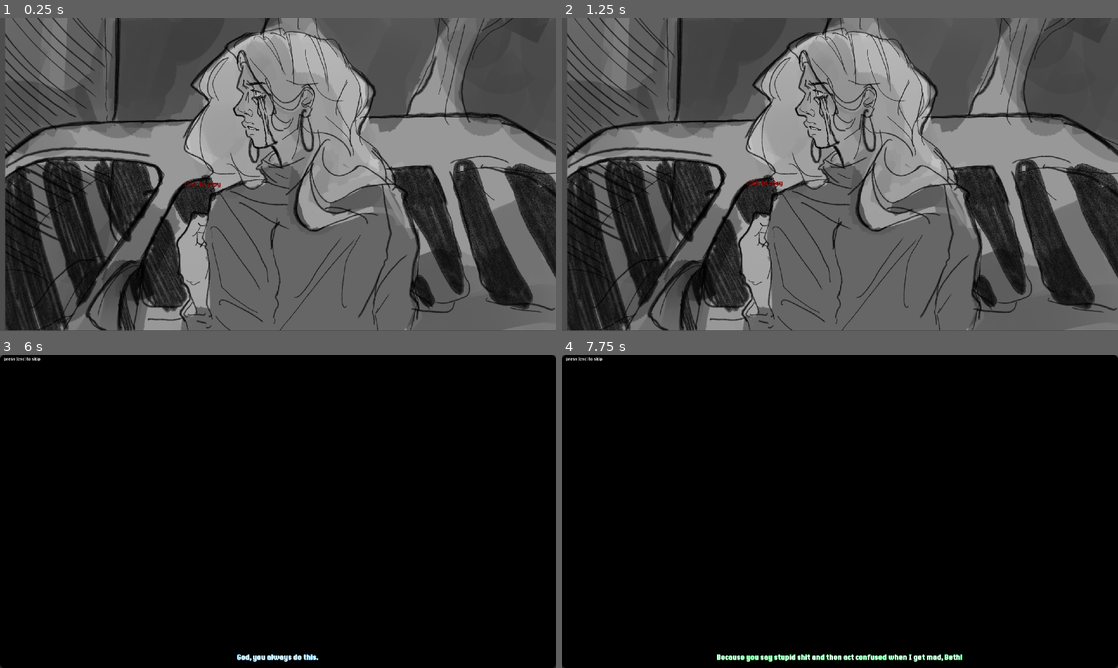
Above: before the commit, frames 1-4 (two rows, left to right).
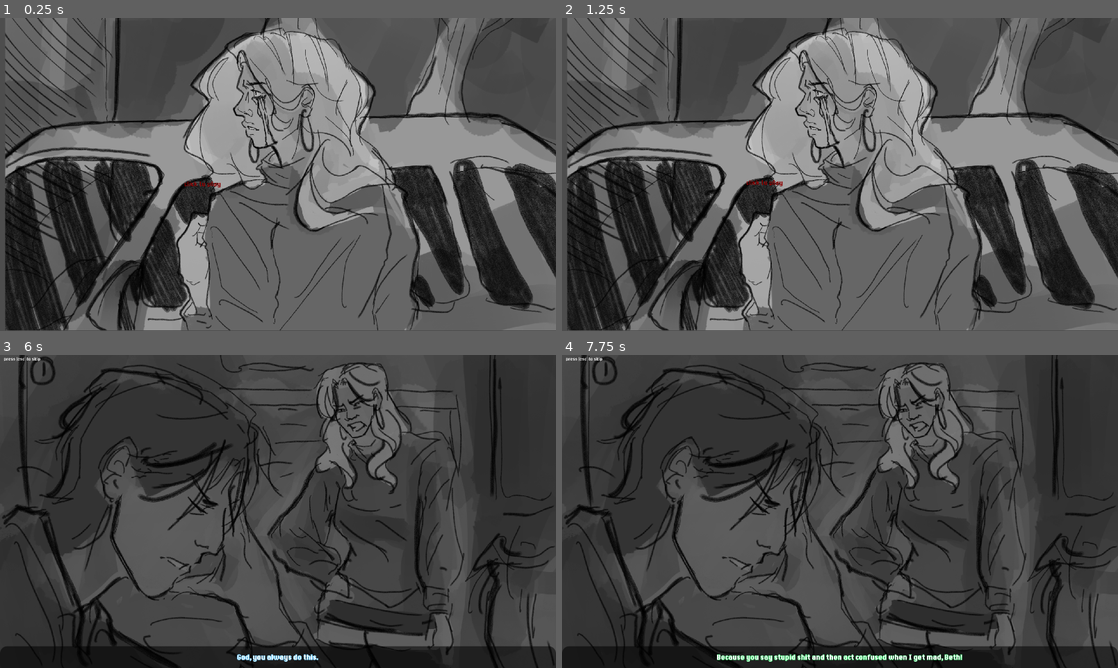
Above: after the commit, the same moments.

Repository: AlexQCryptids/Project_Botting_Alive
Game: Godot game, scene res://Assets/Main_menu/main_menu.tscn
The game is run twice, just before and just after one commit, with the same random seed, the same clock (stepped at 60 frames per second) and the same inputs. Sound files missing from this copy of the repository are replaced by a short silence.
Inputs (mouse positions are in pixels of both pictures, inside the frame that each line leads up to):
- Up to frame 1 (0.25 s): no input
- Up to frame 2 (1.25 s): tap Enter at 0.5 s; move the mouse to (962, 158) at 0.52 s; hold Tab from 0.53 s (still down); click (962, 158) at 0.67 s
- Up to frame 3 (6 s): tap Enter at 1.25, 2, 3.5 s; move the mouse to (166, 527) at 1.27 s; release Tab at 1.28 s; hold Down (ui_down) 1.28-2.03 s; tap Tab every 1.5 s from 1.35 to 5.85 s; click (166, 527) at 1.42 s; move the mouse to (333, 442) at 2.02 s; hold Tab 2.03-2.78 s; click (333, 442) at 2.17 s; tap Space at 2.75, 4.25 s; move the mouse to (250, 574) at 2.77 s; click (250, 574) at 2.92 s; move the mouse to (444, 558) at 3.52 s; hold Tab 3.53-4.28 s; hold Down (ui_down) 3.53-5.78 s; click (444, 558) at 3.67 s; move the mouse to (111, 464) at 4.27 s; click (111, 464) at 4.42 s; move the mouse to (305, 511) at 5.02 s; hold Tab 5.03-5.78 s; click (305, 511) at 5.17 s; move the mouse to (194, 433) at 5.77 s; click (194, 433) at 5.92 s
- Up to frame 4 (7.75 s): move the mouse to (962, 495) at 6.52 s; hold Tab 6.53-7.28 s; click (962, 495) at 6.67 s; move the mouse to (728, 527) at 7.27 s; tap Tab at 7.35 s; click (728, 527) at 7.42 s

Frames 1-2 are identical in both runs. In frame 3, 89% of the frame differs, in the area x 0-100%, y 0-100%; in frame 4, 89%.

Commit message:
test opening

Diff:
--- a/Assets/Cut_scenes/opening_cutscene.tscn
+++ b/Assets/Cut_scenes/opening_cutscene.tscn
@@ -6,7 +6,7 @@
 [ext_resource type="Texture2D" uid="uid://c1teuyrgvq0hx" path="res://Art/cutscenes/opening/panel1.png" id="4_5cp3x"]
 [ext_resource type="Texture2D" uid="uid://dnl8kj0jhudyb" path="res://Art/cutscenes/opening/panel2.png" id="5_0p8vg"]
 [ext_resource type="Texture2D" uid="uid://cy0hl8xjnxxl0" path="res://Art/cutscenes/opening/panel3.png" id="6_2gnpk"]
-[ext_resource type="AudioStream" uid="uid://b6p10nlk4b0a7" path="res://Audio/placeholders/Typewriter Sound Effects.mp3" id="7_egriw"]
+[ext_resource type="AudioStream" uid="uid://b6p10nlk4b0a7" path="res://audio/placeholders/Typewriter Sound Effects.mp3" id="7_egriw"]
 [ext_resource type="Texture2D" uid="uid://bls1dqgdm1ye4" path="res://Art/gallery_images/test_img1.png" id="8_dnsna"]
 
 [sub_resource type="StyleBoxFlat" id="StyleBoxFlat_vcawi"]
@@ -78,7 +78,6 @@
 grow_vertical = 2
 
 [node name="Image" type="TextureRect" parent="."]
-visible = false
 layout_mode = 1
 anchors_preset = 15
 anchor_right = 1.0
--- /dev/null
+++ b/Assets/Cut_scenes/test_OP.tscn
@@ -0,0 +1,105 @@
+[gd_scene load_steps=10 format=3 uid="uid://dv6pa1gp7r7qa"]
+
+[ext_resource type="Texture2D" uid="uid://c5bl7ssd5yb7k" path="res://Assets/Cut_scenes/opening_rsc/panel0.png" id="1_gnc1s"]
+[ext_resource type="Texture2D" uid="uid://4a5exdcsdnmr" path="res://Assets/Cut_scenes/opening_rsc/incoming_call_temp.png" id="1_l7y5n"]
+[ext_resource type="Texture2D" uid="uid://dyop3g8em18pk" path="res://Assets/Cut_scenes/opening_rsc/panel3.png" id="3_5ap8e"]
+[ext_resource type="Texture2D" uid="uid://d01eldw8hy481" path="res://Assets/Cut_scenes/opening_rsc/panel1.png" id="4_6amre"]
+[ext_resource type="Texture2D" uid="uid://dfa8yxawu7und" path="res://Assets/Cut_scenes/opening_rsc/panel2.png" id="5_7wsfp"]
+
+[sub_resource type="Animation" id="Animation_difxm"]
+resource_name = "new_animation"
+length = 30.0
+tracks/0/type = "value"
+tracks/0/imported = false
+tracks/0/enabled = false
+tracks/0/path = NodePath("IncomingCallTemp:offset")
+tracks/0/interp = 1
+tracks/0/loop_wrap = true
+tracks/0/keys = {
+"times": PackedFloat32Array(-0.2),
+"transitions": PackedFloat32Array(1),
+"update": 0,
+"values": [Vector2(0, 0)]
+}
+tracks/1/type = "value"
+tracks/1/imported = false
+tracks/1/enabled = true
+tracks/1/path = NodePath("IncomingCallTemp:position")
+tracks/1/interp = 1
+tracks/1/loop_wrap = true
+tracks/1/keys = {
+"times": PackedFloat32Array(-0.166667),
+"transitions": PackedFloat32Array(1),
+"update": 0,
+"values": [Vector2(1792, 355)]
+}
+
+[sub_resource type="Animation" id="Animation_gnc1s"]
+resource_name = "test_animation"
+
+[sub_resource type="Animation" id="Animation_5ap8e"]
+length = 0.001
+tracks/0/type = "value"
+tracks/0/imported = false
+tracks/0/enabled = true
+tracks/0/path = NodePath("IncomingCallTemp:offset")
+tracks/0/interp = 1
+tracks/0/loop_wrap = true
+tracks/0/keys = {
+"times": PackedFloat32Array(0),
+"transitions": PackedFloat32Array(1),
+"update": 0,
+"values": [Vector2(0, 0)]
+}
+tracks/1/type = "value"
+tracks/1/imported = false
+tracks/1/enabled = true
+tracks/1/path = NodePath("IncomingCallTemp:position")
+tracks/1/interp = 1
+tracks/1/loop_wrap = true
+tracks/1/keys = {
+"times": PackedFloat32Array(0),
+"transitions": PackedFloat32Array(1),
+"update": 0,
+"values": [Vector2(1792, 355)]
+}
+
+[sub_resource type="AnimationLibrary" id="AnimationLibrary_l7y5n"]
+_data = {
+&"RESET": SubResource("Animation_5ap8e"),
+&"new_animation": SubResource("Animation_difxm"),
+&"test_animation": SubResource("Animation_gnc1s")
+}
+
+[node name="TestOp" type="Node2D"]
+
+[node name="AnimationPlayer" type="AnimationPlayer" parent="."]
+libraries = {
+&"": SubResource("AnimationLibrary_l7y5n")
+}
+
+[node name="blackout" type="Sprite2D" parent="."]
+position = Vector2(963, 552)
+texture = ExtResource("1_gnc1s")
+
+[node name="IncomingCallTemp" type="Sprite2D" parent="."]
+position = Vector2(1792, 355)
+scale = Vector2(0.345, 0.3665)
+texture = ExtResource("1_l7y5n")
+
+[node name="Node2D" type="Node2D" parent="."]
+
+[node name="panel3" type="Sprite2D" parent="Node2D"]
+position = Vector2(2160, 1648)
+texture = ExtResource("3_5ap8e")
+
+[node name="panel1" type="Sprite2D" parent="Node2D"]
+position = Vector2(465, 1961)
+texture = ExtResource("4_6amre")
+
+[node name="panel2" type="Sprite2D" parent="Node2D"]
+position = Vector2(2165, 1969)
+texture = ExtResource("5_7wsfp")
+
+[node name="Camera2D" type="Camera2D" parent="."]
+position = Vector2(963, 556)
--- /dev/null
+++ b/Assets/Message_app/text_scenes/test_message.tscn
@@ -0,0 +1,3 @@
+[gd_scene format=3 uid="uid://6mtlaep8ln42"]
+
+[node name="TestMessage" type="Node2D"]
Binary file added: Assets/Cut_scenes/opening_rsc/incoming_call_temp.png
Not shown, added: Assets/Cut_scenes/opening_rsc/incoming_call_temp.png.import
Binary file added: Assets/Cut_scenes/opening_rsc/panel0.png
Not shown, added: Assets/Cut_scenes/opening_rsc/panel0.png.import
Binary file added: Assets/Cut_scenes/opening_rsc/panel1.png
Not shown, added: Assets/Cut_scenes/opening_rsc/panel1.png.import
Binary file added: Assets/Cut_scenes/opening_rsc/panel2.png
Not shown, added: Assets/Cut_scenes/opening_rsc/panel2.png.import
Binary file added: Assets/Cut_scenes/opening_rsc/panel3.png
Not shown, added: Assets/Cut_scenes/opening_rsc/panel3.png.import
